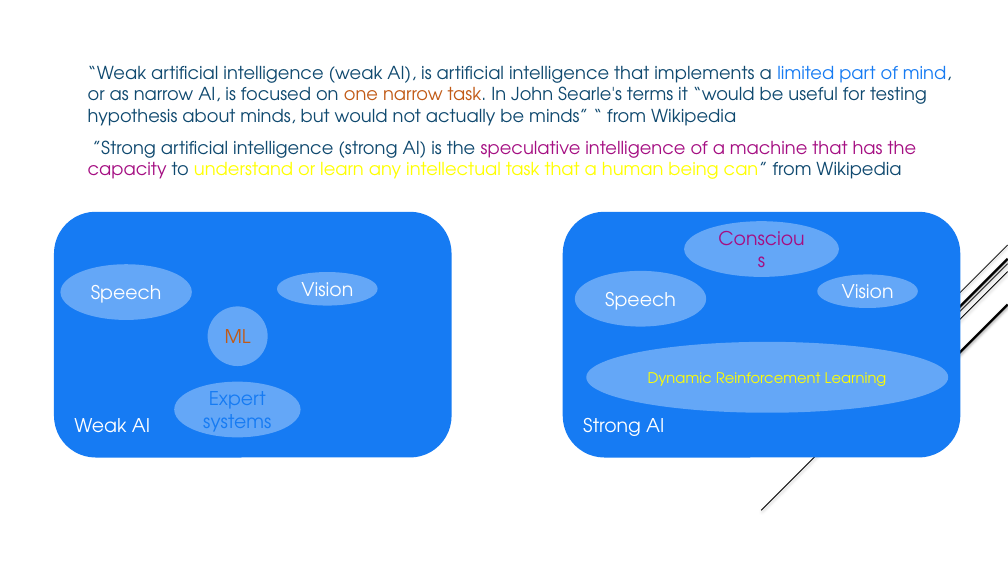
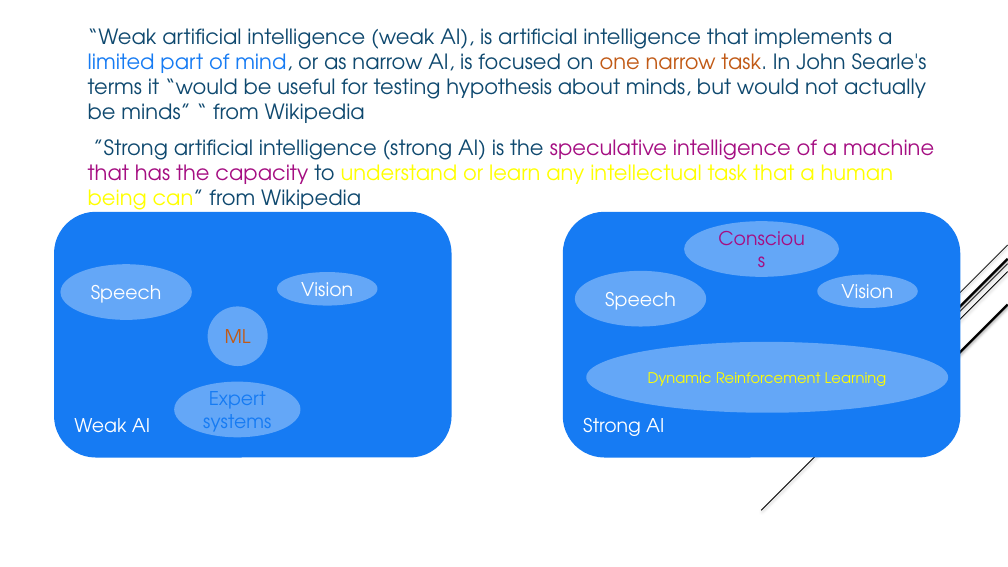
Before and after one commit to jnguyen1192/SIA, a slide deck: slide 3 of SAI_presentation_libre_office.pptx. Drawn at 1008x567 pixels with LibreOffice and Linux fonts; fonts in the diff are those of the drawing. Boxes give left, top, right and bottom in pixels: in the first picture for what was removed or moved away, otherwise in the second. Text is boxed around its words. In the diff, an @@ line names an element or a change of style, - is before the commit and + after.

Commit message:
#12 Weak AI vs Strong AI explanation concept number one part 51 added on introduction slides

```diff
--- a/SAI_presentation_libre_office.pptx
+++ b/SAI_presentation_libre_office.pptx
@@ text "“Weak artificial intelligence (weak AI), ..." at <box>88,28,934,215</box>: size 17 to 20 pt @@
```
Also in this commit, not shown: 2 other slides changed.
